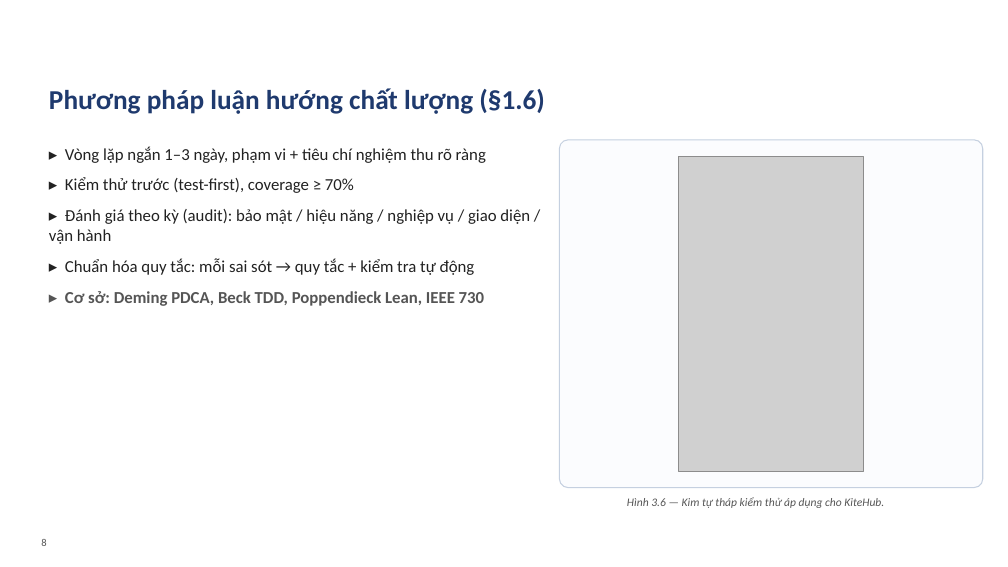
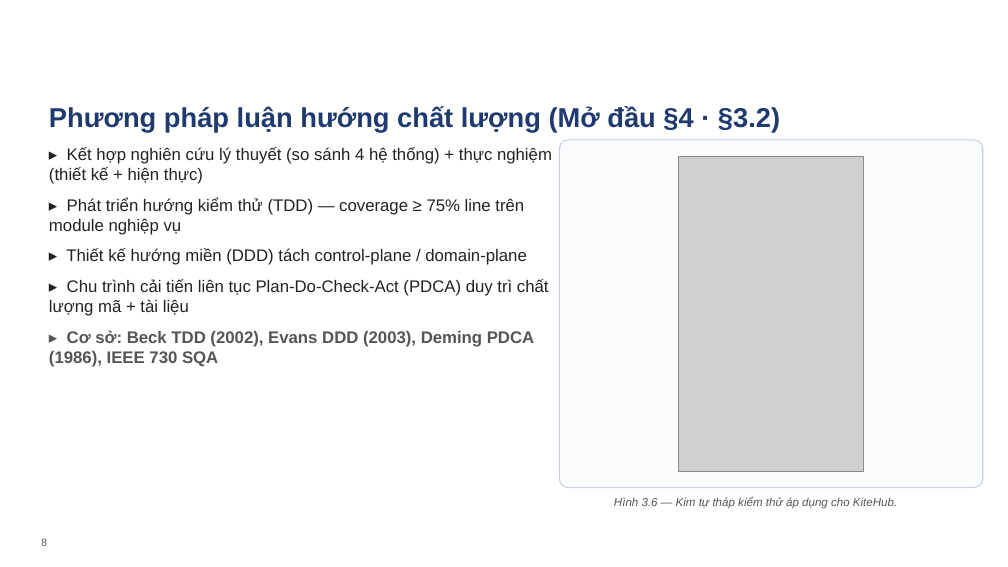
Before and after one commit to VictorAurelius/2026-Kite-Class-Platform, a slide deck: slide 8 of documents/08-thesis/defense/KiteHub-baove-khoaluan-20slide.pptx. Drawn at 1008x567 pixels with LibreOffice and Linux fonts; fonts in the diff are those of the drawing; grey boxes stand for pictures; background and template pictures are left out. Boxes give left, top, right and bottom in pixels: in the first picture for what was removed or moved away, otherwise in the second. Text is boxed around its words. In the diff, an @@ line names an element or a change of style, - is before the commit and + after.

```diff
--- a/documents/08-thesis/defense/KiteHub-baove-khoaluan-20slide.pptx
+++ b/documents/08-thesis/defense/KiteHub-baove-khoaluan-20slide.pptx
@@ text at bbox=[49, 106, 780, 132]: text changed; font Calibri to Arial @@
-Phương pháp luận hướng chất lượng (§1.6)
+Phương pháp luận hướng chất lượng (Mở đầu §4 · §3.2)
@@ text at bbox=[49, 147, 552, 367]: text changed; font Calibri to Arial @@
-▸ Vòng lặp ngắn 1–3 ngày, phạm vi + tiêu chí nghiệm thu rõ ràng
-▸ Kiểm thử trước (test-first), coverage ≥ 70%
-▸ Đánh giá theo kỳ (audit): bảo mật / hiệu năng / nghiệp vụ / giao diện / vận hành
-▸ Chuẩn hóa quy tắc: mỗi sai sót → quy tắc + kiểm tra tự động
-▸ Cơ sở: Deming PDCA, Beck TDD, Poppendieck Lean, IEEE 730
+▸ Kết hợp nghiên cứu lý thuyết (so sánh 4 hệ thống) + thực nghiệm (thiết kế + hiện thực)
+▸ Phát triển hướng kiểm thử (TDD) — coverage ≥ 75% line trên module nghiệp vụ
+▸ Thiết kế hướng miền (DDD) tách control-plane / domain-plane
+▸ Chu trình cải tiến liên tục Plan-Do-Check-Act (PDCA) duy trì chất lượng mã + tài liệu
+▸ Cơ sở: Beck TDD (2002), Evans DDD (2003), Deming PDCA (1986), IEEE 730 SQA
@@ text "Hình 3.6 — Kim tự ..." at bbox=[614, 497, 897, 509]: font Calibri to Arial @@
```
Also in this commit, not shown: 20 other slides changed, 1 slide added, 1 slide removed, 12 other files.
